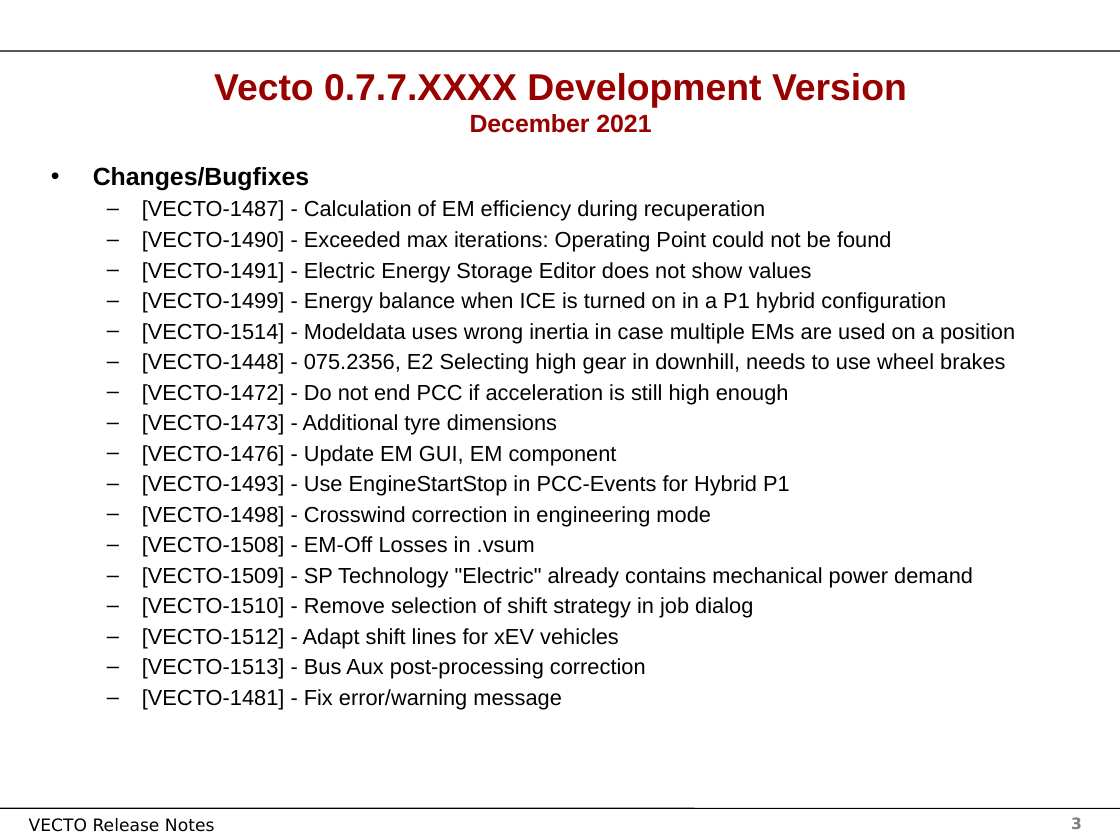
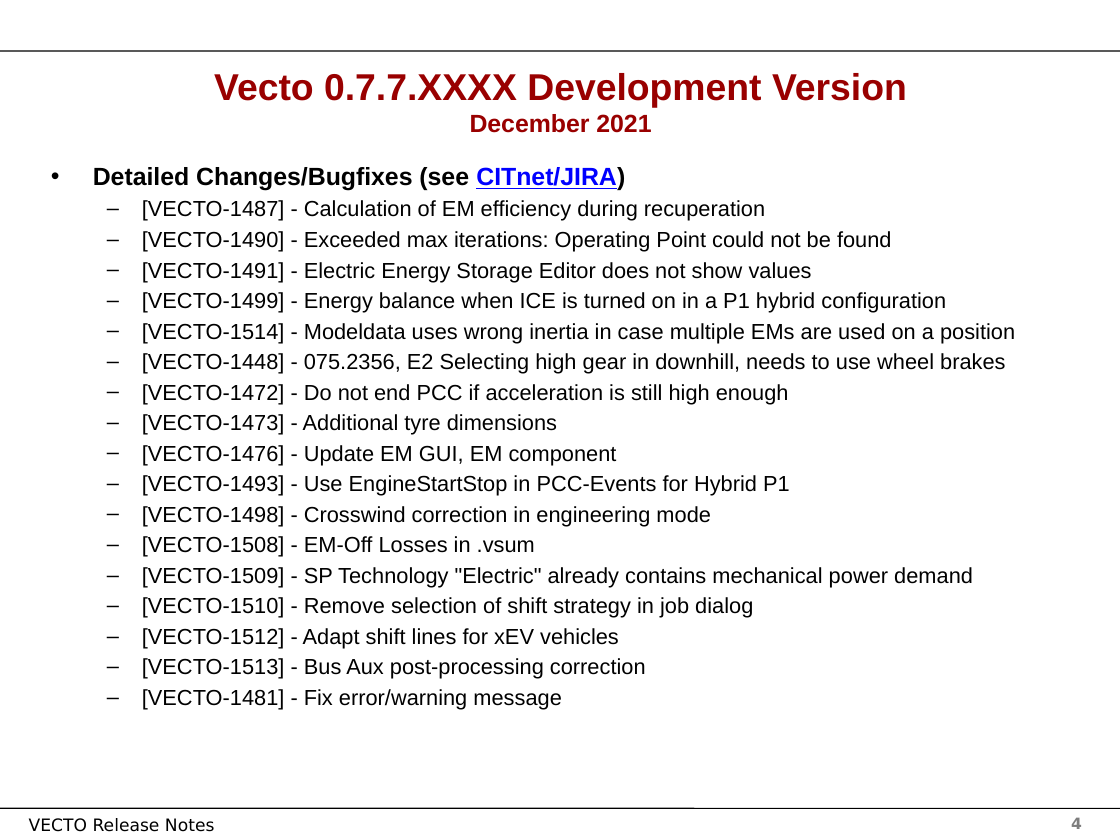
Before and after one commit to tanawadeatharva/BharatVECTO, a slide deck: slide 4 of Documentation/User Manual Source/Release Notes Vecto3.x.pptx (slide 3 before the commit). Drawn at 1120x840 pixels with LibreOffice and Linux fonts; fonts in the diff are those of the drawing; background and template pictures are left out. Boxes give left, top, right and bottom in pixels: in the first picture for what was removed or moved away, otherwise in the second. Text is boxed around its words. In the diff, an @@ line names an element or a change of style, - is before the commit and + after.

```diff
--- a/Documentation/User Manual Source/Release Notes Vecto3.x.pptx
+++ b/Documentation/User Manual Source/Release Notes Vecto3.x.pptx
@@ text at (x1=93, y1=167, x2=625, y2=191): text changed @@
-• Changes/Bugfixes
+• Detailed Changes/Bugfixes (see CITnet/JIRA)
@@ page number at (x1=1071, y1=817, x2=1082, y2=829): text changed @@
-3
+4
```
Also in this commit, not shown: 1 other slide changed, 1 slide added.
